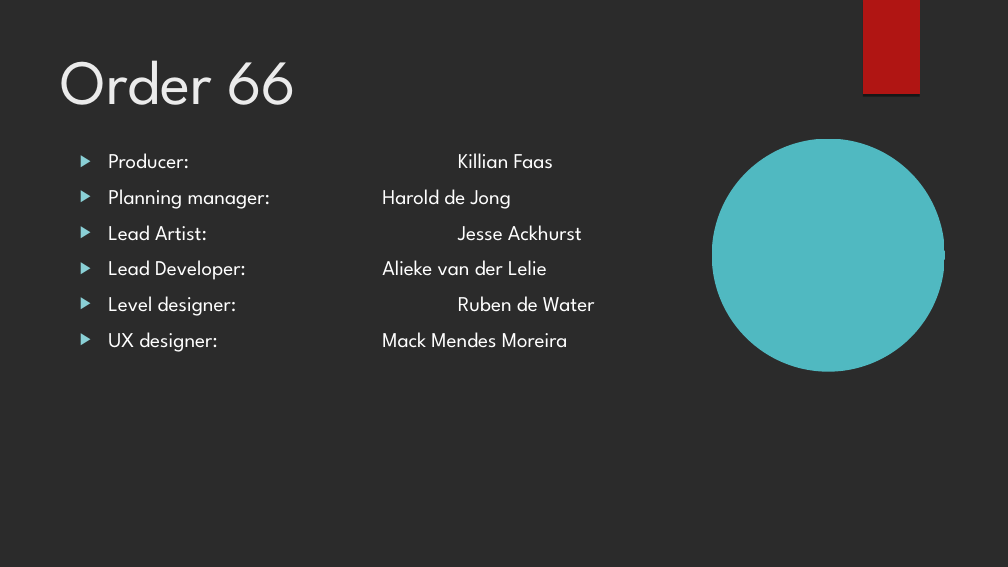
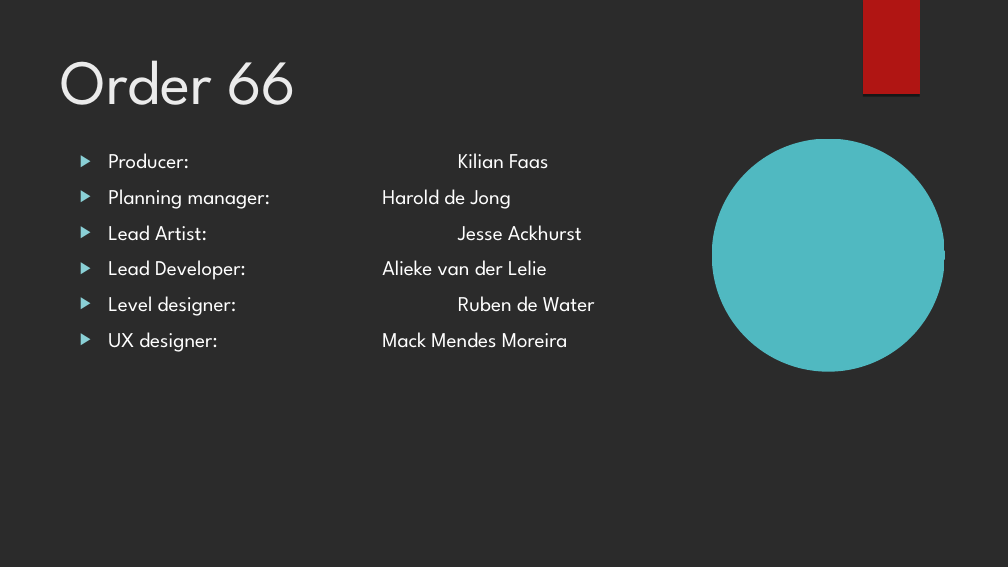
Before and after one commit to kvk4life/Nina-s-Game, a slide deck: slide 3 of Presentatie 3 documenten/Presentatie_sprint_3.odp. Drawn at 1008x567 pixels with LibreOffice and Linux fonts; fonts in the diff are those of the drawing; background and template pictures are left out; a plain dark background stands for a picture behind light text. Boxes give left, top, right and bottom in pixels: in the first picture for what was removed or moved away, otherwise in the second. Text is boxed around its words. In the diff, an @@ line names an element or a change of style, - is before the commit and + after.

```diff
--- a/Presentatie 3 documenten/Presentatie_sprint_3.odp
+++ b/Presentatie 3 documenten/Presentatie_sprint_3.odp
@@ text at [108,153,548,169]: text changed @@
-▶ Producer: Killian Faas
+▶ Producer: Kilian Faas
```
Also in this commit, not shown: 3 other slides changed, 5 slides added, 1 slide removed.
